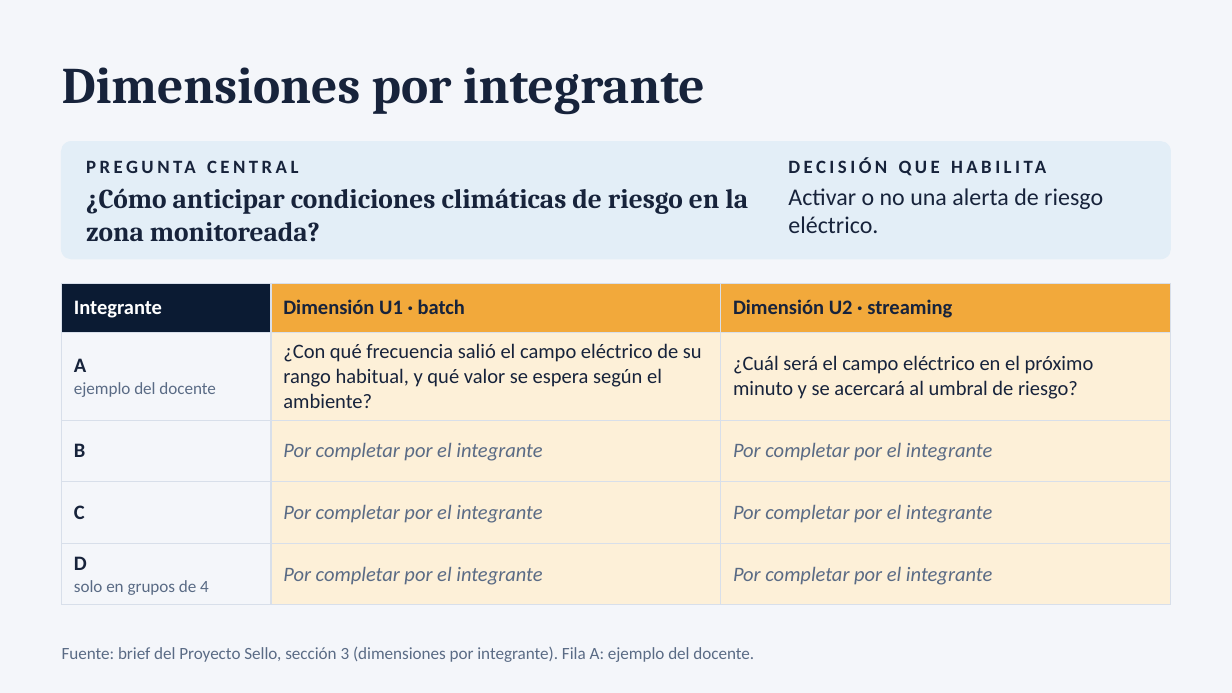
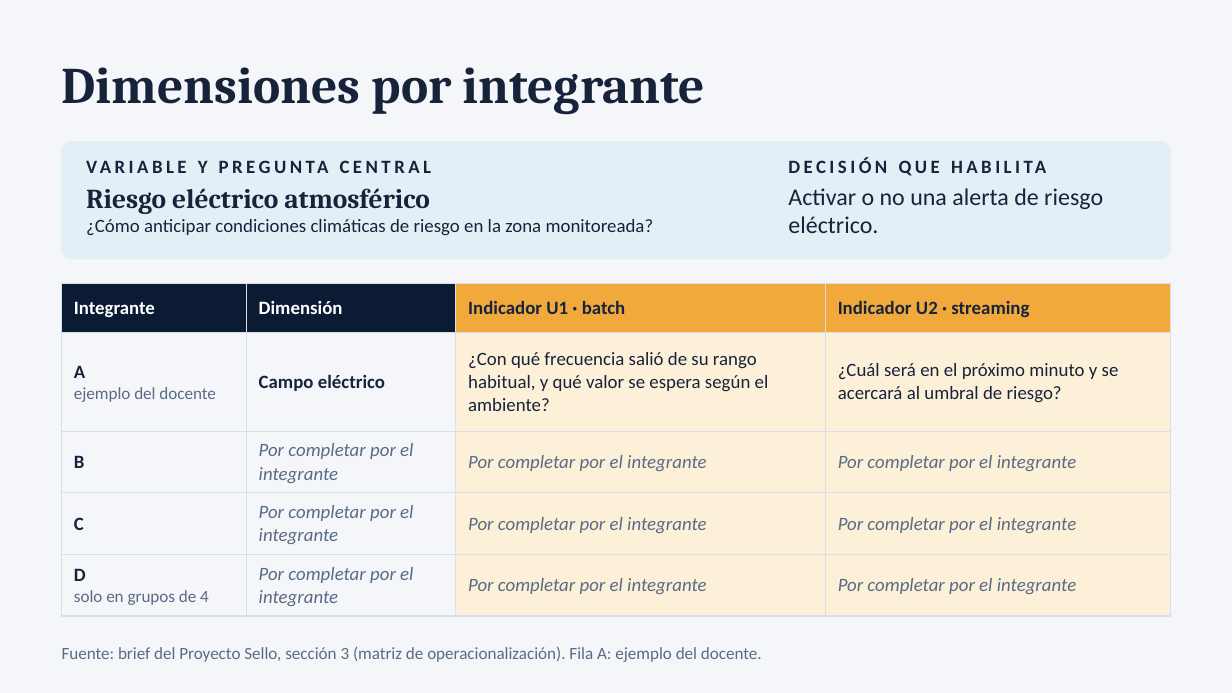
Before and after one commit to 262bigdata/lambda26, a slide deck: slide 6 of docs/presentaciones/lambda26_U3_campo_electrico_integrado.pptx (slide 5 before the commit). Drawn at 1232x693 pixels with LibreOffice and Linux fonts; fonts in the diff are those of the drawing. Boxes give left, top, right and bottom in pixels: in the first picture for what was removed or moved away, otherwise in the second. Text is boxed around its words. In the diff, an @@ line names an element or a change of style, - is before the commit and + after.

```diff
--- a/docs/presentaciones/lambda26_U3_campo_electrico_integrado.pptx
+++ b/docs/presentaciones/lambda26_U3_campo_electrico_integrado.pptx
@@ text at [198,160,208,173]: text changed @@
-PREGUNTA CENTRAL
+VARIABLE Y PREGUNTA CENTRAL
@@ text at [86,188,430,214]: paragraph added @@
+Riesgo eléctrico atmosférico
@@ text at [86,219,654,235]: size 16 to 11 pt, font Cambria to Calibri, bold off in "¿Cómo anticipar condiciones climáticas de riesgo en ..." @@
@@ table at [62,283,1170,610] @@
-column 2: Dimensión U1 · batch | ¿Con qué frecuencia salió el campo eléctrico de su rango habitual, y qué valor se espera según el ambiente? | Por completar por el integrante | Por completar por el integrante | Por completar por el integrante
-column 3: Dimensión U2 · streaming | ¿Cuál será el campo eléctrico en el próximo minuto y se acercará al umbral de riesgo? | Por completar por el integrante | Por completar por el integrante | Por completar por el integrante
+column 2: Dimensión | Campo eléctrico | Por completar por el integrante | Por completar por el integrante | Por completar por el integrante
+column 3: Indicador U1 · batch | ¿Con qué frecuencia salió de su rango habitual, y qué valor se espera según el ambiente? | Por completar por el integrante | Por completar por el integrante | Por completar por el integrante
+column 4: Indicador U2 · streaming | ¿Cuál será en el próximo minuto y se acercará al umbral de riesgo? | Por completar por el integrante | Por completar por el integrante | Por completar por el integrante
@@ text at [62,646,762,662]: text changed @@
-Fuente: brief del Proyecto Sello, sección 3 (dimensiones por integrante). Fila A: ejemplo del docente.
+Fuente: brief del Proyecto Sello, sección 3 (matriz de operacionalización). Fila A: ejemplo del docente.
```
Also in this commit, not shown: 4 other slides changed, 1 slide added, 9 other files.
